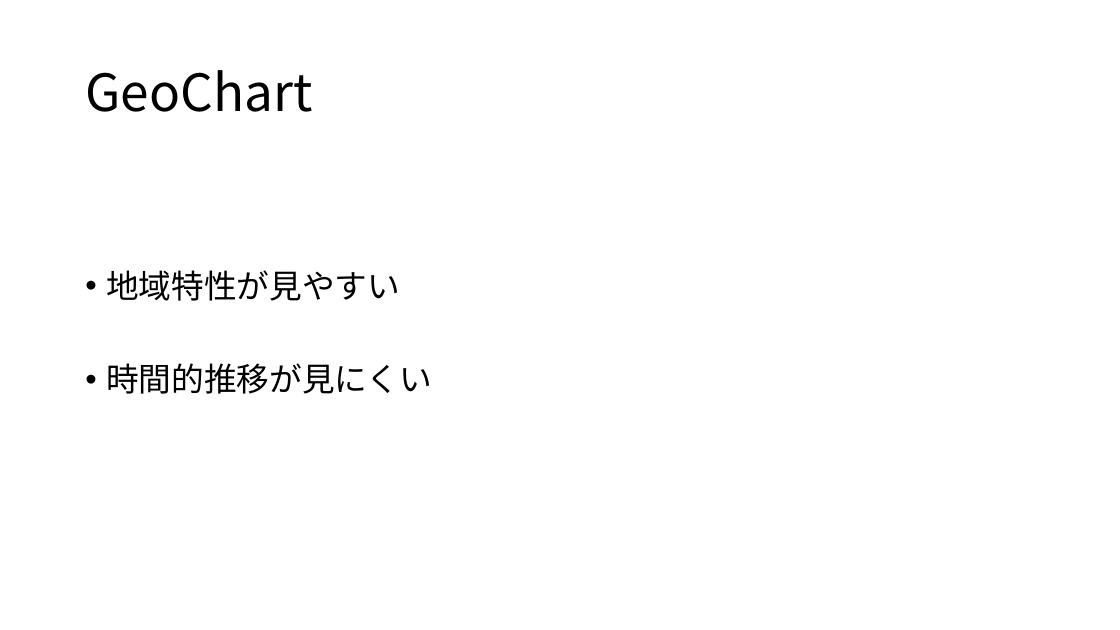
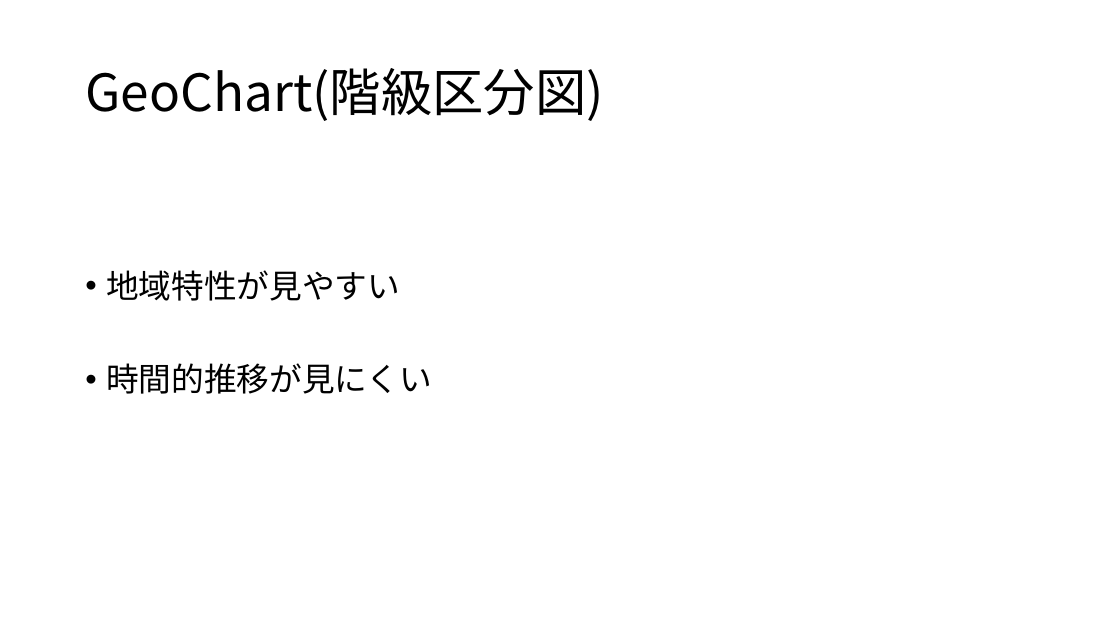
Before and after one commit to erevest-cobalt/3pro, a slide deck: slide 15 of 統計データの可視化.pptx. Drawn at 1120x630 pixels with LibreOffice and Linux fonts; fonts in the diff are those of the drawing. Boxes give left, top, right and bottom in pixels: in the first picture for what was removed or moved away, otherwise in the second. Text is boxed around its words. In the diff, an @@ line names an element or a change of style, - is before the commit and + after.

```diff
--- a/統計データの可視化.pptx
+++ b/統計データの可視化.pptx
@@ title at (85, 68, 604, 121): text changed @@
-GeoChart
+GeoChart(階級区分図)
```
